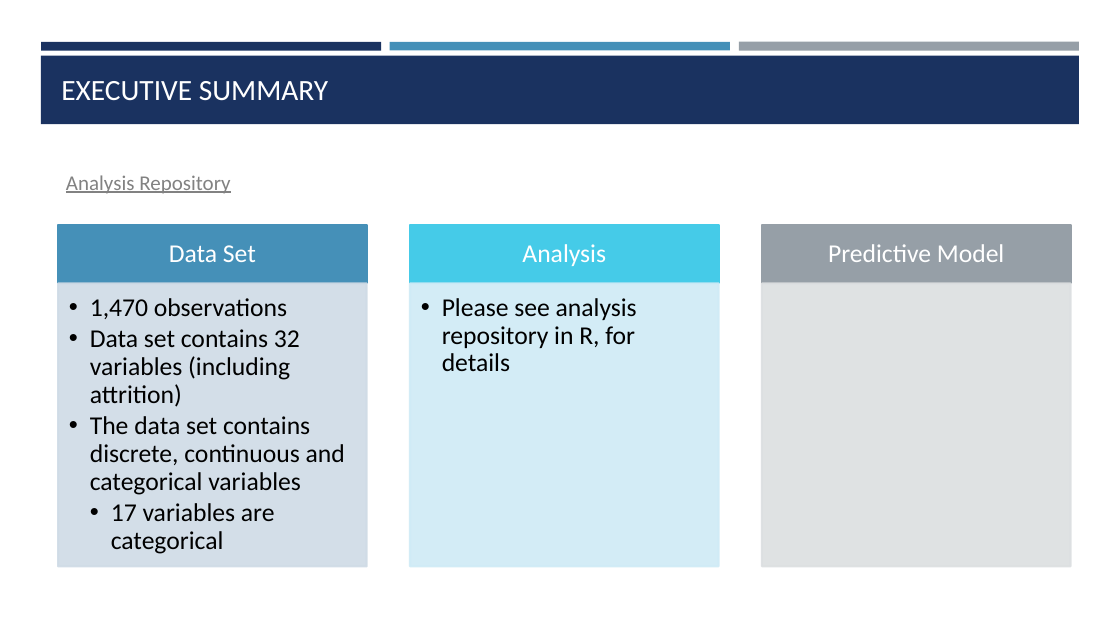
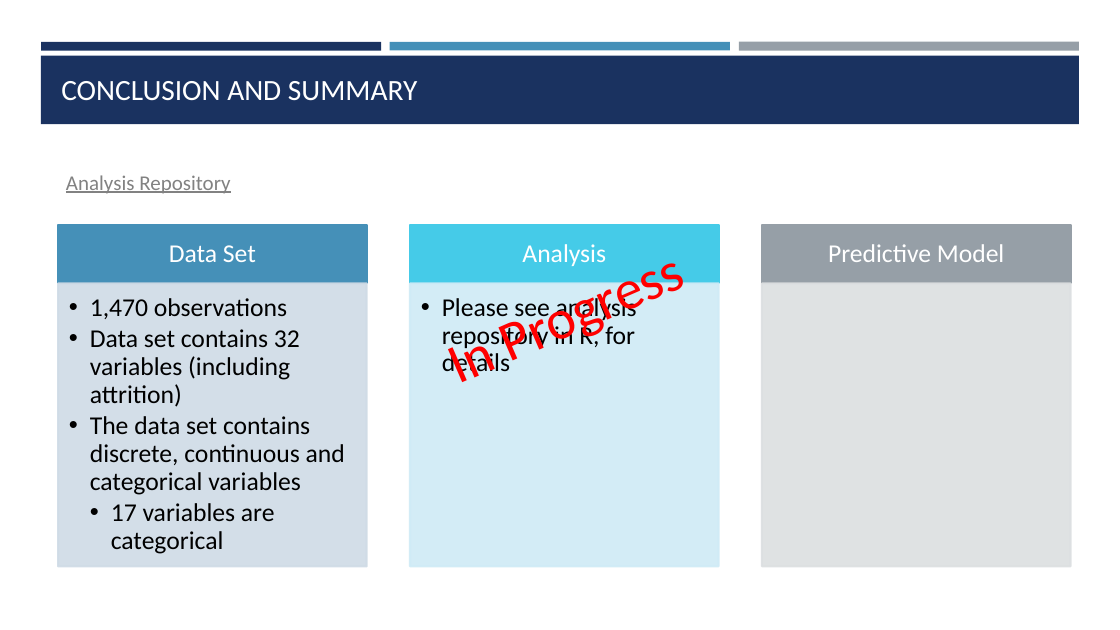
Before and after one commit to jainhsuya/msds.6306.case.study.2, a slide deck: slide 12 of Case Study 2.pptx (slide 14 before the commit). Drawn at 1120x630 pixels with LibreOffice and Linux fonts; fonts in the diff are those of the drawing. Boxes give left, top, right and bottom in pixels: in the first picture for what was removed or moved away, otherwise in the second. Text is boxed around its words. In the diff, an @@ line names an element or a change of style, - is before the commit and + after.

Commit message:
Missing slide Cross Validation and Conclusion slides

```diff
--- a/Case Study 2.pptx
+++ b/Case Study 2.pptx
@@ title at box(61, 81, 417, 101): text changed @@
-EXECUTIVE SUMMARY
+CONCLUSION AND SUMMARY
@@ text added at box(554, 323, 573, 344), 48 pt, text #FF0000 @@
+In Progress
```
Also in this commit, not shown: 5 other slides changed, 2 slides removed.
